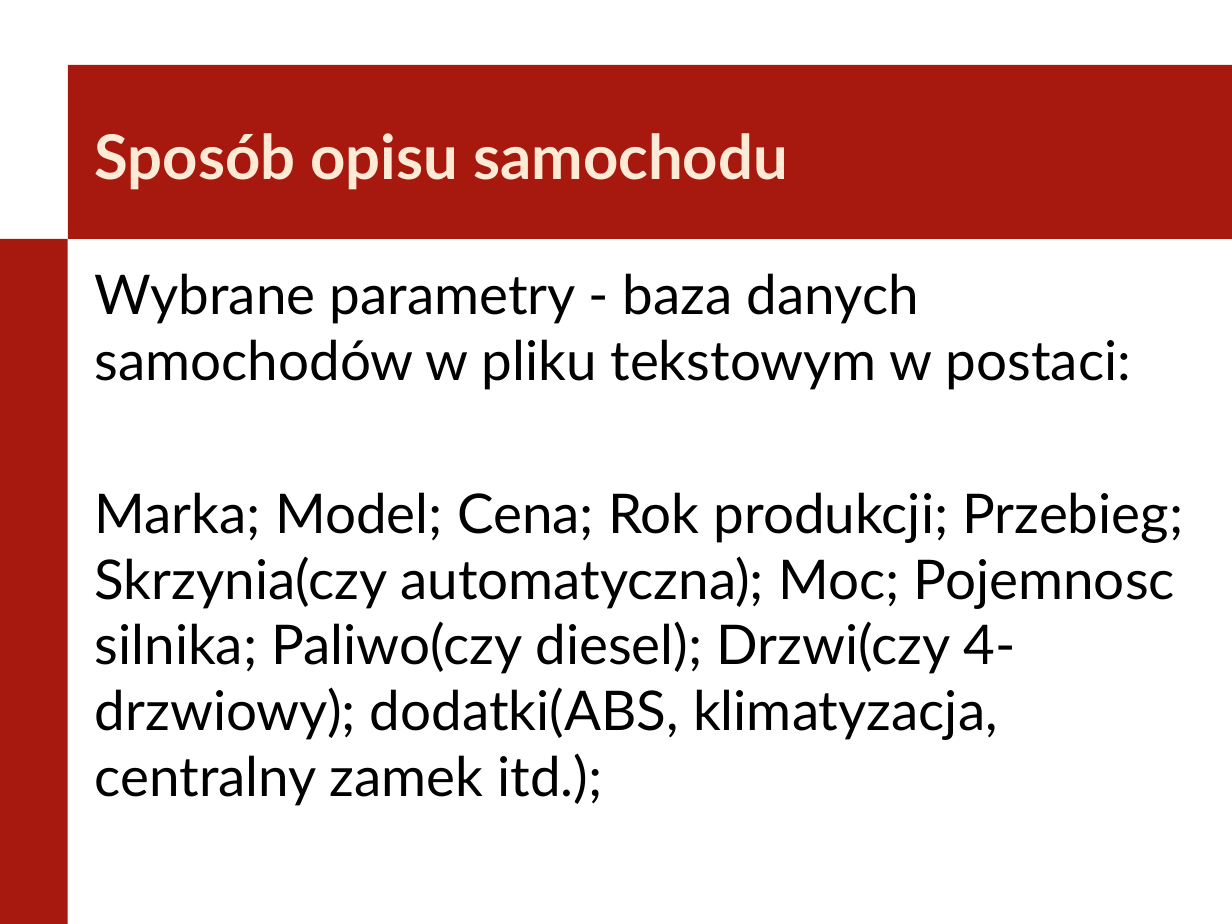
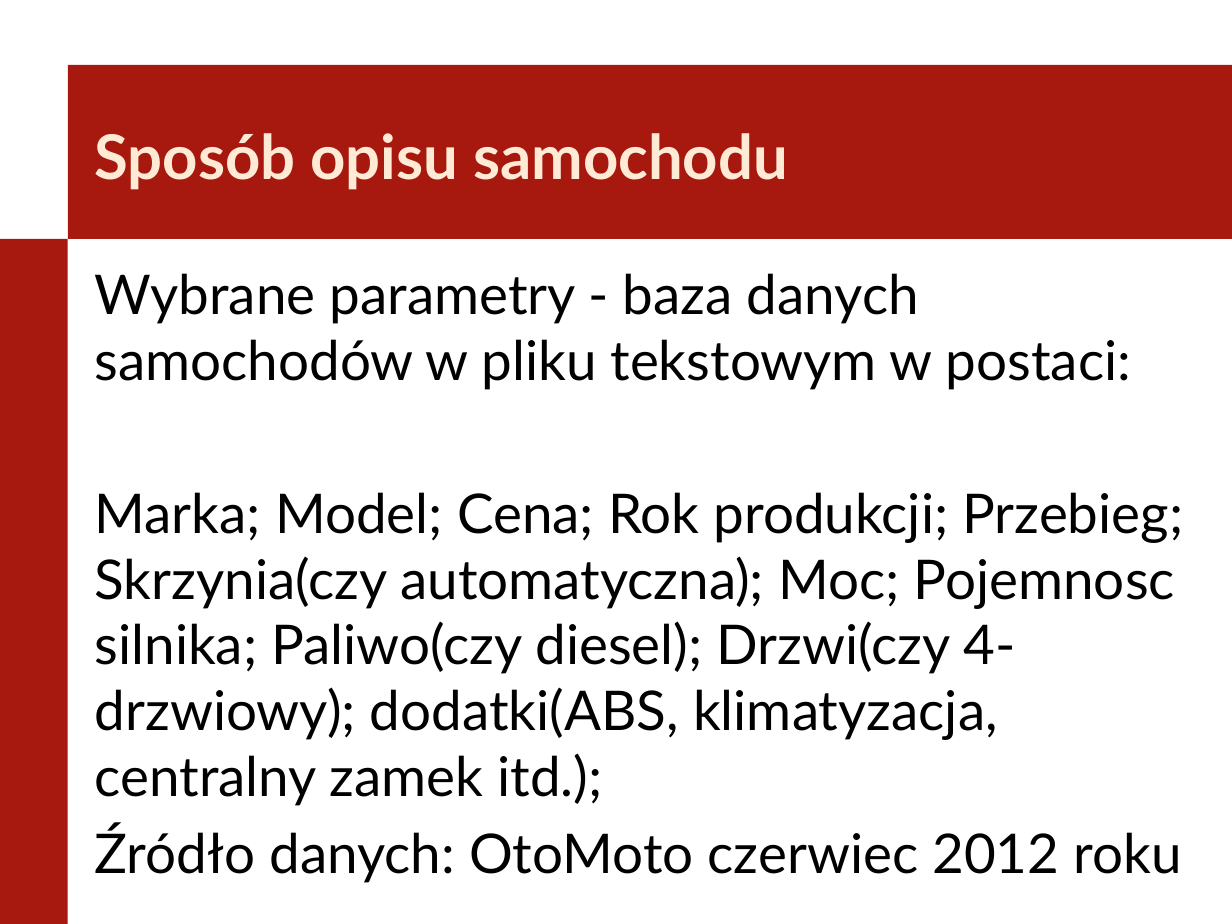
Before and after one commit to lastverb/SWDSOM, a slide deck: slide 5 of Prezentacja.pptx. Drawn at 1232x924 pixels with LibreOffice and Linux fonts; fonts in the diff are those of the drawing; background and template pictures are left out. Boxes give left, top, right and bottom in pixels: in the first picture for what was removed or moved away, otherwise in the second. Text is boxed around its words. In the diff, an @@ line names an element or a change of style, - is before the commit and + after.

```diff
--- a/Prezentacja.pptx
+++ b/Prezentacja.pptx
@@ text at <box>95,825,1181,883</box>: paragraph added @@
+Źródło danych: OtoMoto czerwiec 2012 roku
```
Also in this commit, not shown: 4 other slides changed, 2 slides added.
